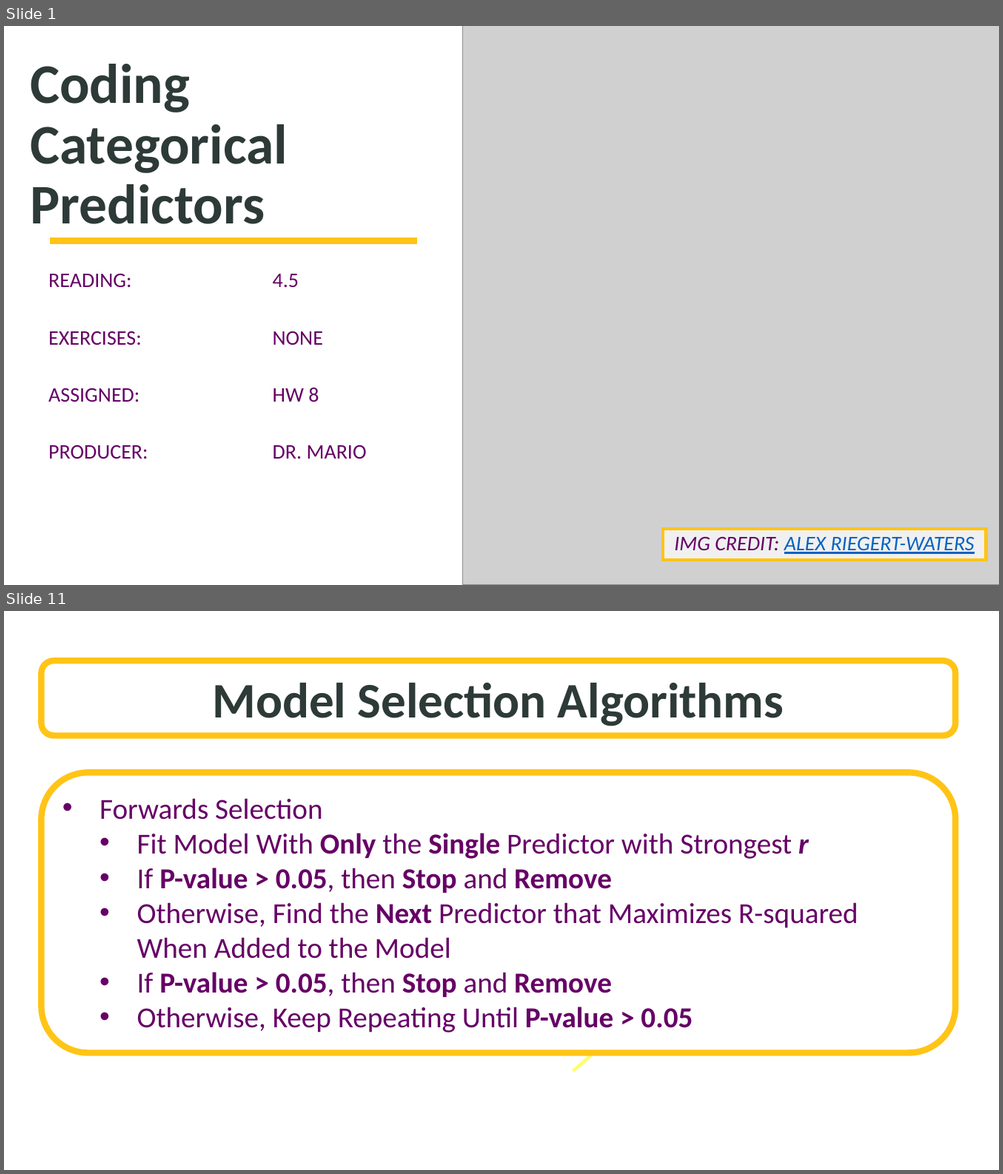
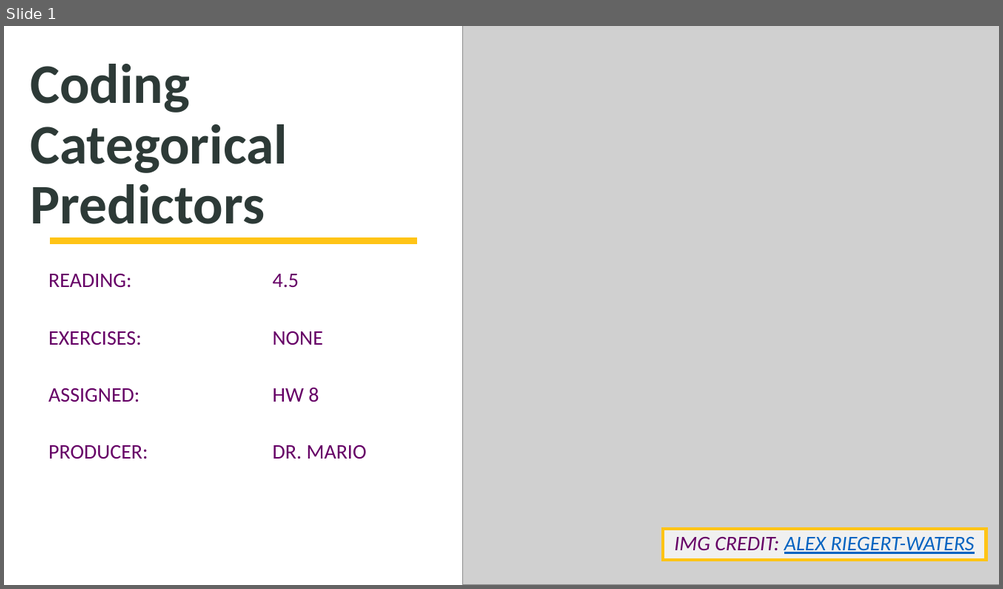
Before and after one commit to SuperMarioGiacomazzo/STOR455_WEBSITE, a slide deck: Lectures/18 - Coding Categorical Predictors.pptx. Shown one above the other, each under a label of ours: slides 1 and 11 before the commit, slide 1 after it; the slides between them are not shown. The pictures are 1003x1174 and 1003x589 pixels, drawn with LibreOffice and Linux fonts; fonts in the diff are those of the drawing; grey boxes stand for pictures; background and template pictures are left out. Boxes give left, top, right and bottom in pixels: in the first picture for what was removed or moved away, otherwise in the second. Text is boxed around its words. In the diff, an @@ line names an element or a change of style, - is before the commit and + after.

```diff
--- a/Lectures/18 - Coding Categorical Predictors.pptx
+++ b/Lectures/18 - Coding Categorical Predictors.pptx
@@ slide 11 removed at [4, 611, 999, 1170], background picture (left out) @@
@@ rounded rectangle removed at [41, 661, 956, 736] @@
-Model Selection Algorithms
@@ rounded rectangle removed at [41, 773, 956, 1054] @@
-• Forwards Selection
-  • Fit Model With Only the Single Predictor with Strongest r
-  • If P-value > 0.05, then Stop and Remove
-  • Otherwise, Find the Next Predictor that Maximizes R-squared When Added to the Model
-  • If P-value > 0.05, then Stop and Remove
-  • Otherwise, Keep Repeating Until P-value > 0.05
@@ arrow removed from (572, 1071) to (623, 1028) @@
```
Also in this commit, not shown: 4 slides added, 13 other slides removed, 18 other files.
